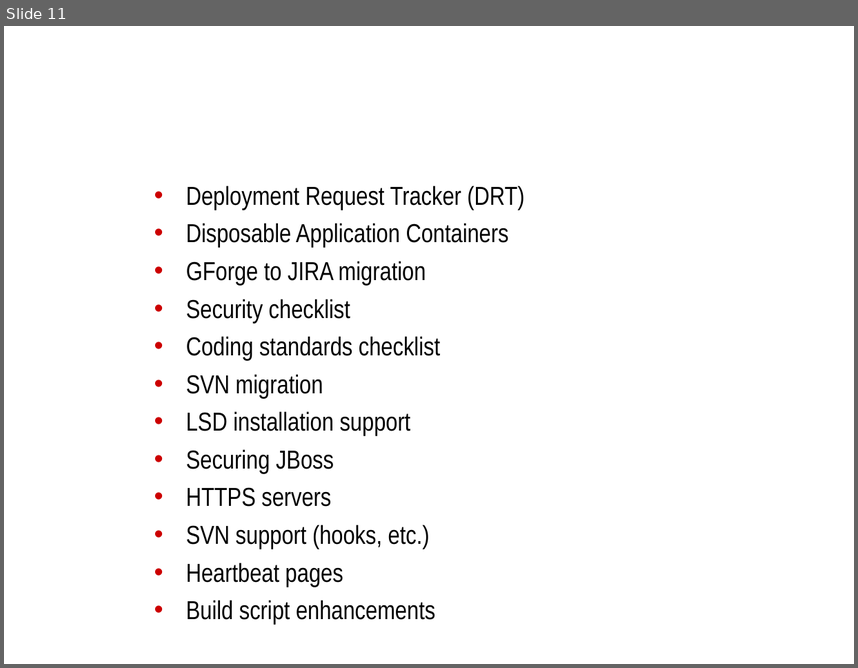
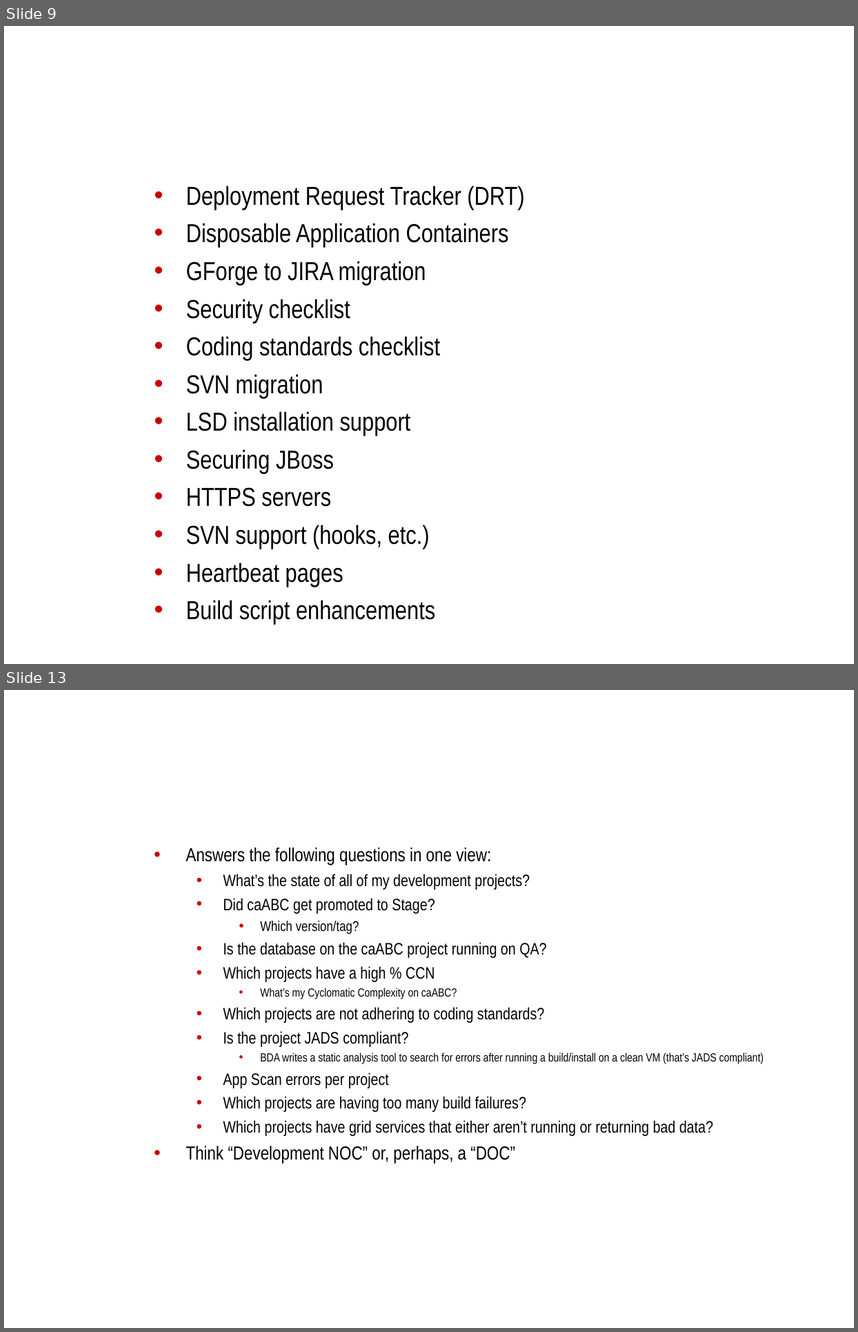
Before and after one commit to NCIP/automation, a slide deck: docs/roadmap/bda-rollout.ppt. Shown one above the other, each under a label of ours: slide 11 before the commit, slides 9 and 13 after it; the slides between them are not shown. The pictures are 858x668 and 858x1332 pixels, drawn with LibreOffice and Linux fonts; fonts in the diff are those of the drawing; background and template pictures are left out. Boxes give left, top, right and bottom in pixels: in the first picture for what was removed or moved away, otherwise in the second. Text is boxed around its words. In the diff, an @@ line names an element or a change of style, - is before the commit and + after.

```diff
--- a/docs/roadmap/bda-rollout.ppt
+++ b/docs/roadmap/bda-rollout.ppt
@@ slide 13 added at bbox=[4, 690, 854, 1328], background picture (left out) @@
@@ title added at bbox=[146, 690, 819, 818], 32 pt, text #FFFFFF, bold @@
+Release-readiness dashboard
@@ text added at bbox=[186, 847, 764, 1163], 14 pt, text #000000 @@
+• Answers the following questions in one view:
+  • What’s the state of all of my development projects?
+  • Did caABC get promoted to Stage?
+    • Which version/tag?
+  • Is the database on the caABC project running on QA?
+  • Which projects have a high % CCN
+    • What’s my Cyclomatic Complexity on caABC?
+  • Which projects are not adhering to coding standards?
+  • Is the project JADS compliant?
+    • BDA writes a static analysis tool to search for errors after running a build/install on a clean VM (that’s JADS compliant)
+  • App Scan errors per project
+  • Which projects are having too many build failures?
+  • Which projects have grid services that either aren’t running or returning bad data?
+• Think “Development NOC” or, perhaps, a “DOC”
@@ what was slide 11 is now slide 9 @@
```
Also in this commit, not shown: 1 slide changed, 3 other slides added, 1 slide removed.
